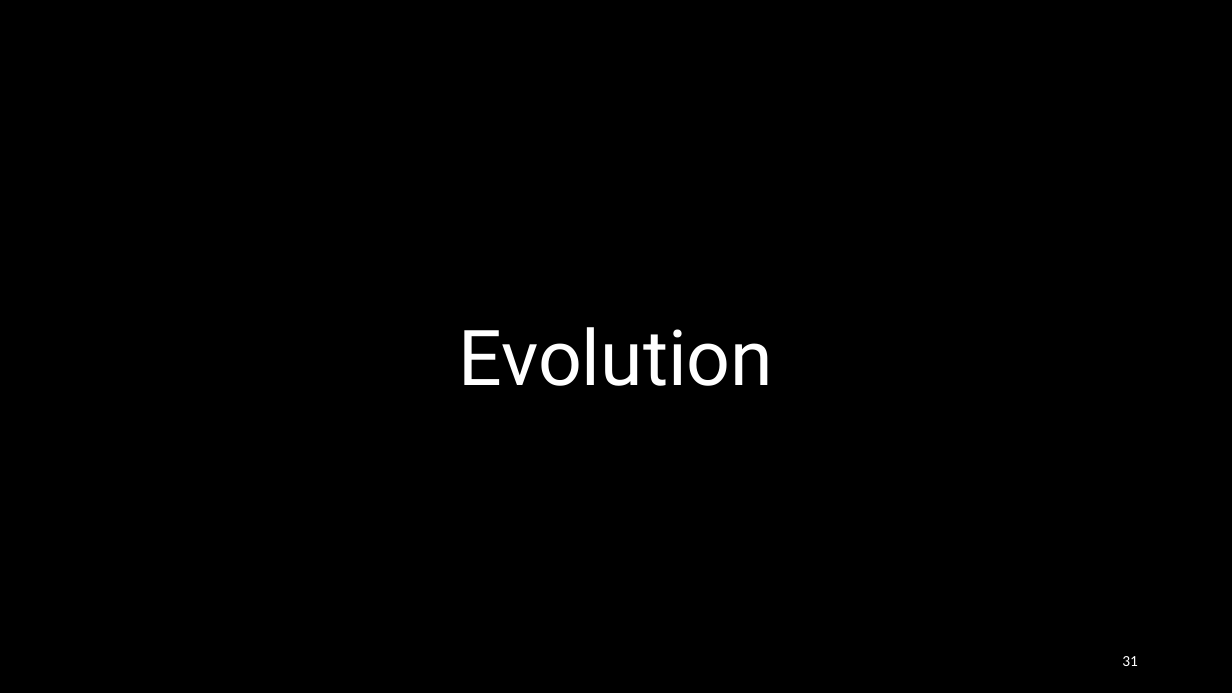
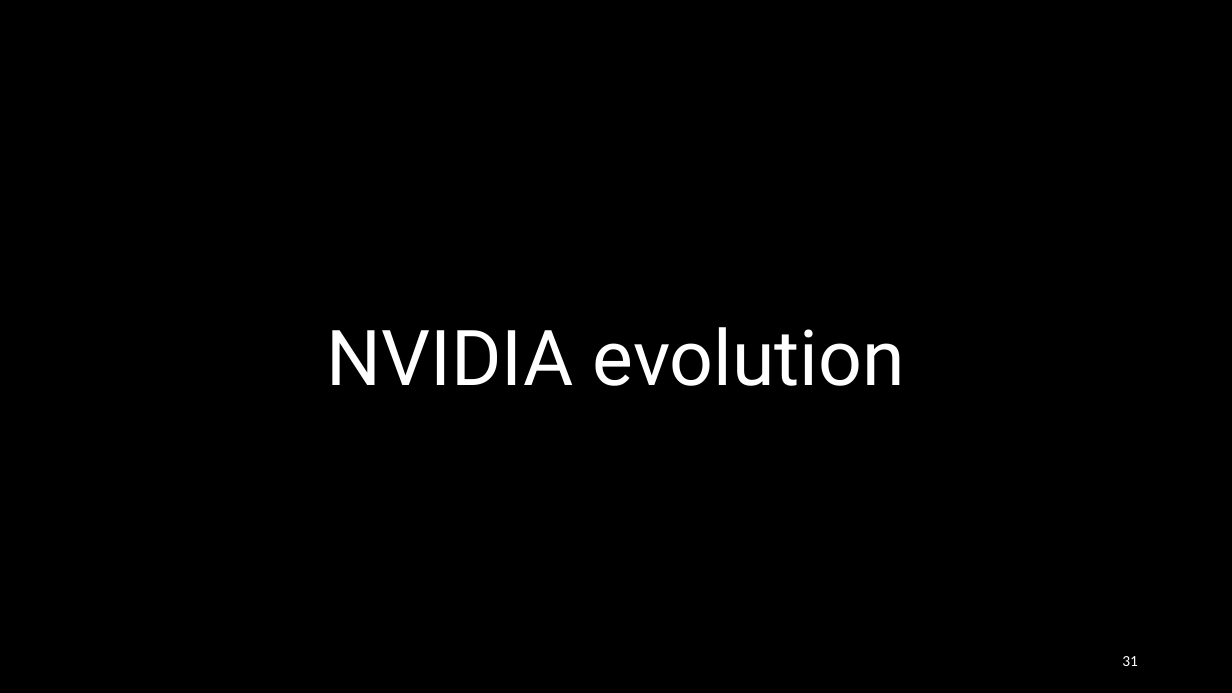
Before and after one commit to gjbex/GPU-programming, a slide deck: slide 31 of gpu_programming.pptx. Drawn at 1232x693 pixels with LibreOffice and Linux fonts; fonts in the diff are those of the drawing; background and template pictures are left out. Boxes give left, top, right and bottom in pixels: in the first picture for what was removed or moved away, otherwise in the second. Text is boxed around its words. In the diff, an @@ line names an element or a change of style, - is before the commit and + after.

```diff
--- a/gpu_programming.pptx
+++ b/gpu_programming.pptx
@@ title at (x1=327, y1=327, x2=905, y2=386): text changed @@
-Evolution
+NVIDIA evolution
```
Also in this commit, not shown: 23 other slides changed, 5 slides added.
